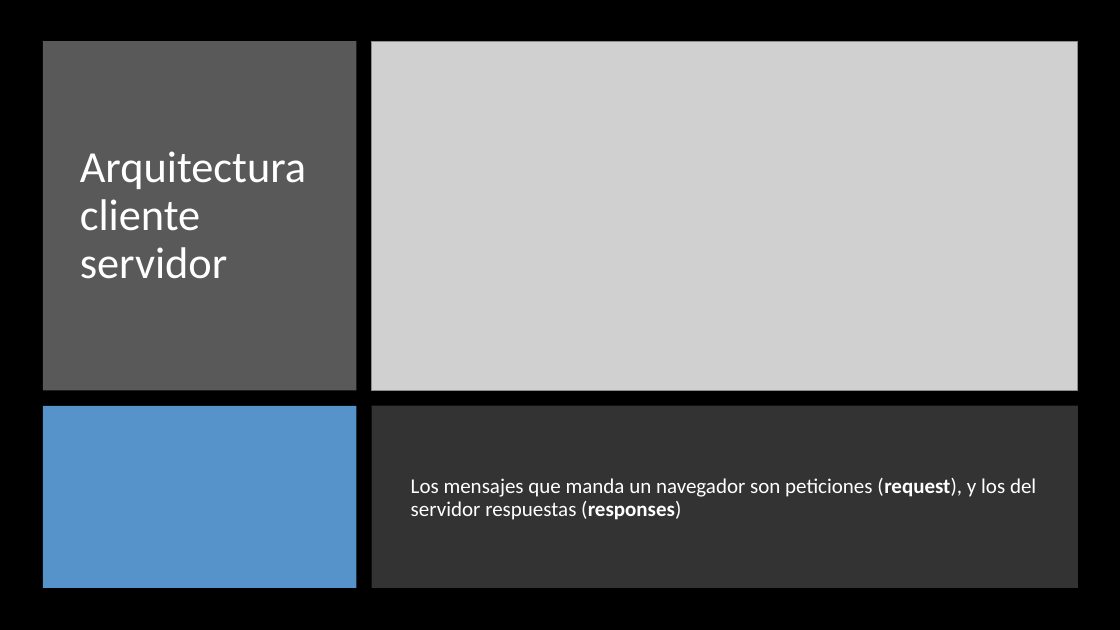
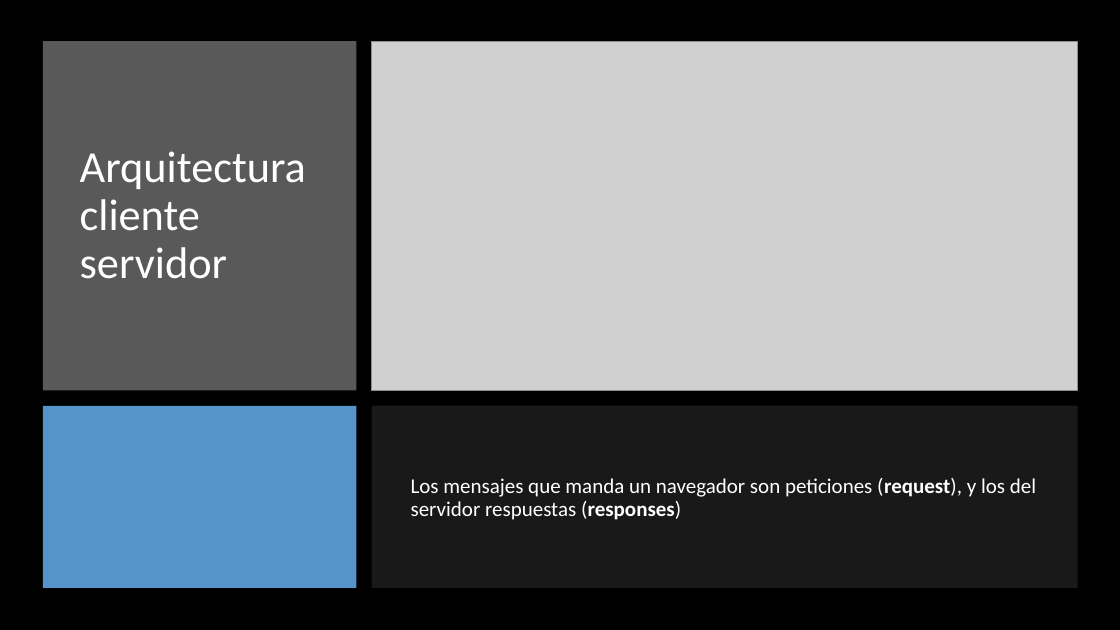
Before and after one commit to isotomor/DSPT_TBS_SVL_0922, a slide deck: slide 8 of 2-Data Analytics/5-Sources/2 - Web/Teoría/Python - Web.pptx. Drawn at 1120x630 pixels with LibreOffice and Linux fonts; fonts in the diff are those of the drawing; grey boxes stand for pictures. Boxes give left, top, right and bottom in pixels: in the first picture for what was removed or moved away, otherwise in the second. Text is boxed around its words. In the diff, an @@ line names an element or a change of style, - is before the commit and + after.

```diff
--- a/2-Data Analytics/5-Sources/2 - Web/Teoría/Python - Web.pptx
+++ b/2-Data Analytics/5-Sources/2 - Web/Teoría/Python - Web.pptx
@@ rectangle at bbox=[371, 406, 1078, 588]: fill #FFFFFF at 20% opacity to #808080 at 20% opacity @@
```
Also in this commit, not shown: 6 other slides changed, 3 other files.
